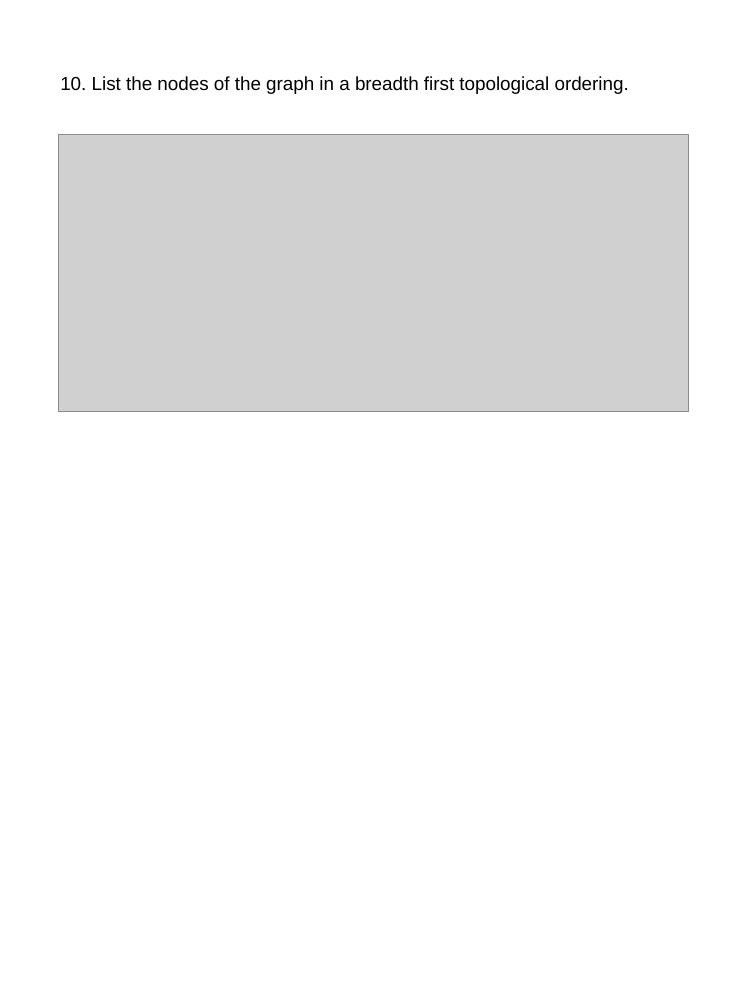
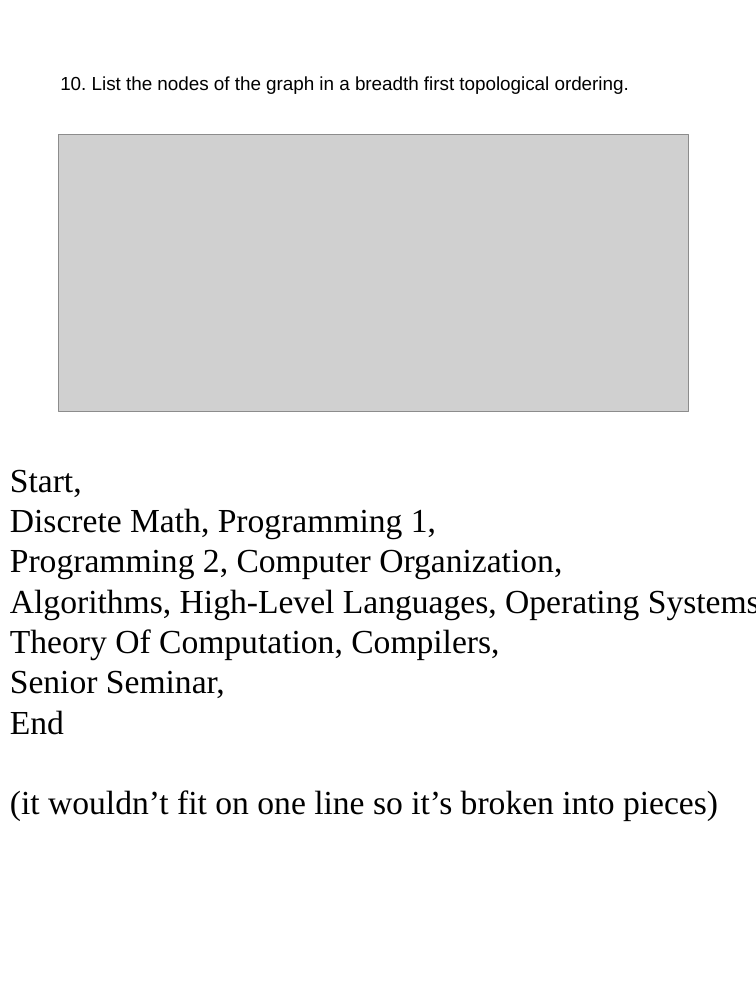
Before and after one commit to y0natan10/CMSC204-Lab7-Graph-Lab, a slide deck: slide 11 of AssignmentRelatedDocuments/WhatWasSubmitted/Graph Lab.pptx (slide 9 before the commit). Drawn at 756x1008 pixels with LibreOffice and Linux fonts; fonts in the diff are those of the drawing; grey boxes stand for pictures. Boxes give left, top, right and bottom in pixels: in the first picture for what was removed or moved away, otherwise in the second. Text is boxed around its words. In the diff, an @@ line names an element or a change of style, - is before the commit and + after.

```diff
--- a/AssignmentRelatedDocuments/WhatWasSubmitted/Graph Lab.pptx
+++ b/AssignmentRelatedDocuments/WhatWasSubmitted/Graph Lab.pptx
@@ text added at bbox=[10, 469, 756, 821], 24 pt, text #000000 @@
+Start,
+Discrete Math, Programming 1,
+Programming 2, Computer Organization,
+Algorithms, High-Level Languages, Operating Systems,
+Theory Of Computation, Compilers,
+Senior Seminar,
+End
+(it wouldn’t fit on one line so it’s broken into pieces)
```
Also in this commit, not shown: 4 other slides changed, 2 slides added, 1 other file.
